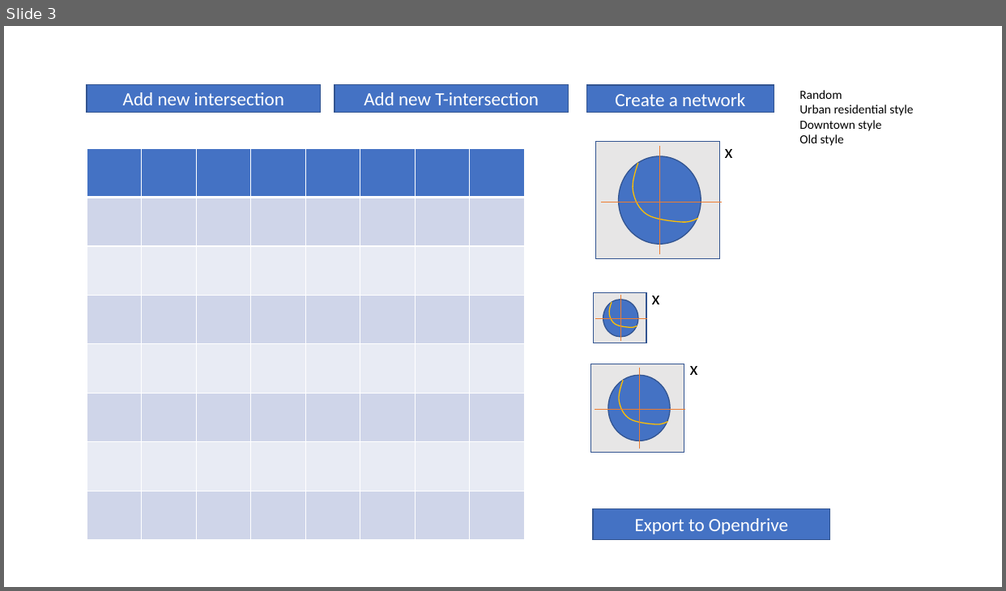
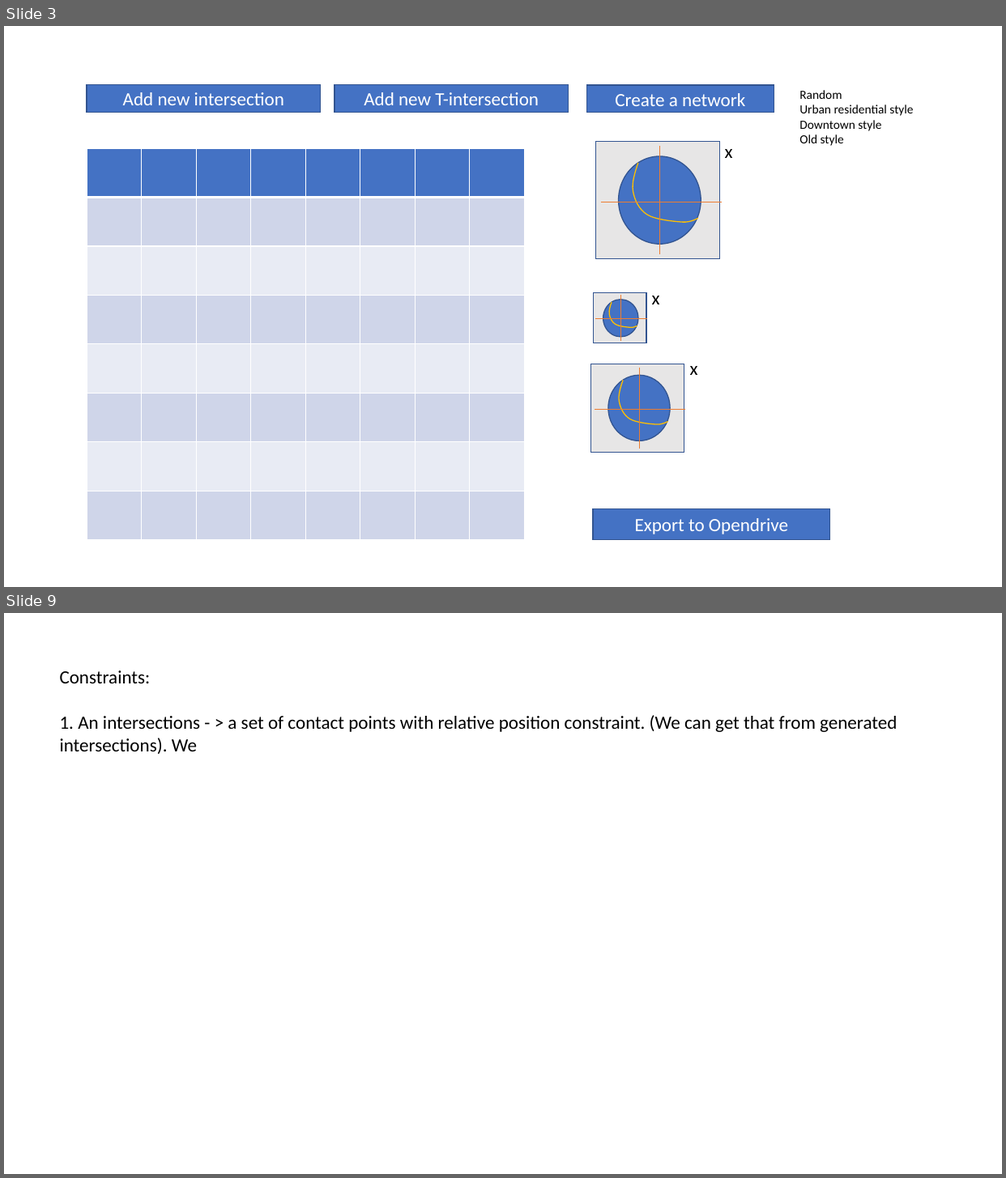
Before and after one commit to AugmentedDesignLab/junction-art, a slide deck: plan/road gen plan.pptx. Shown one above the other, each under a label of ours: slide 3 before the commit, slides 3 and 9 after it; the slides between them are not shown. The pictures are 1006x591 and 1006x1178 pixels, drawn with LibreOffice and Linux fonts; fonts in the diff are those of the drawing. Boxes give left, top, right and bottom in pixels: in the first picture for what was removed or moved away, otherwise in the second. Text is boxed around its words. In the diff, an @@ line names an element or a change of style, - is before the commit and + after.

```diff
--- a/plan/road gen plan.pptx
+++ b/plan/road gen plan.pptx
@@ slide 9 added at (4,613,1002,1174), background #FFFFFF @@
@@ text added at (60,671,897,754), 18 pt, text #000000 @@
+Constraints:
+1. An intersections - > a set of contact points with relative position constraint. (We can get that from generated intersections). We
```
Also in this commit, not shown: 1 slide changed, 5 other slides added, 1 slide removed, 1 other file.
